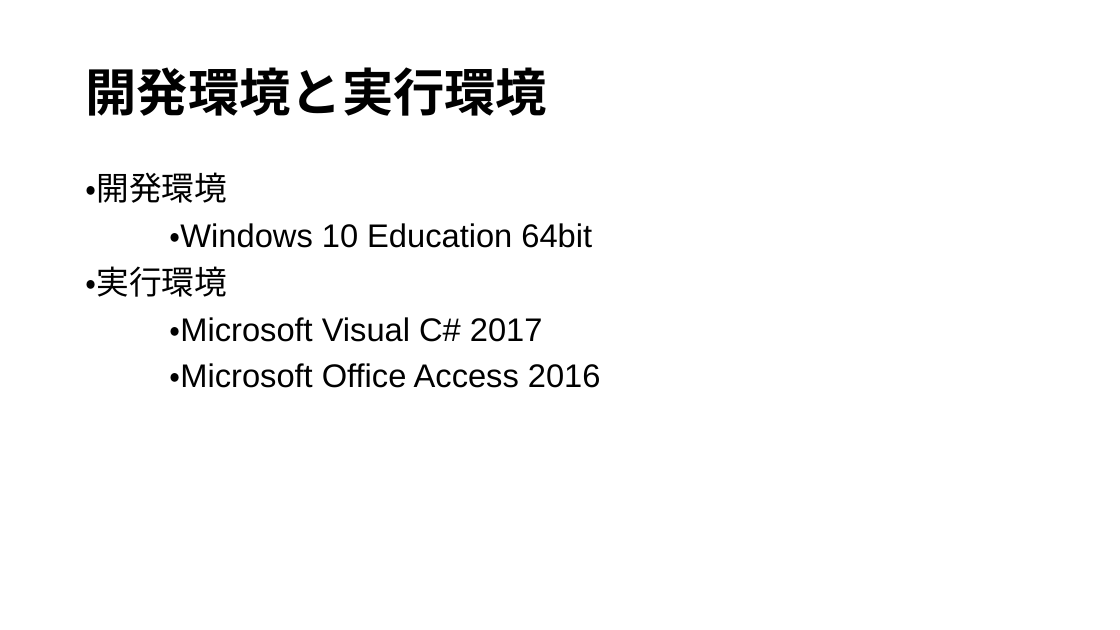
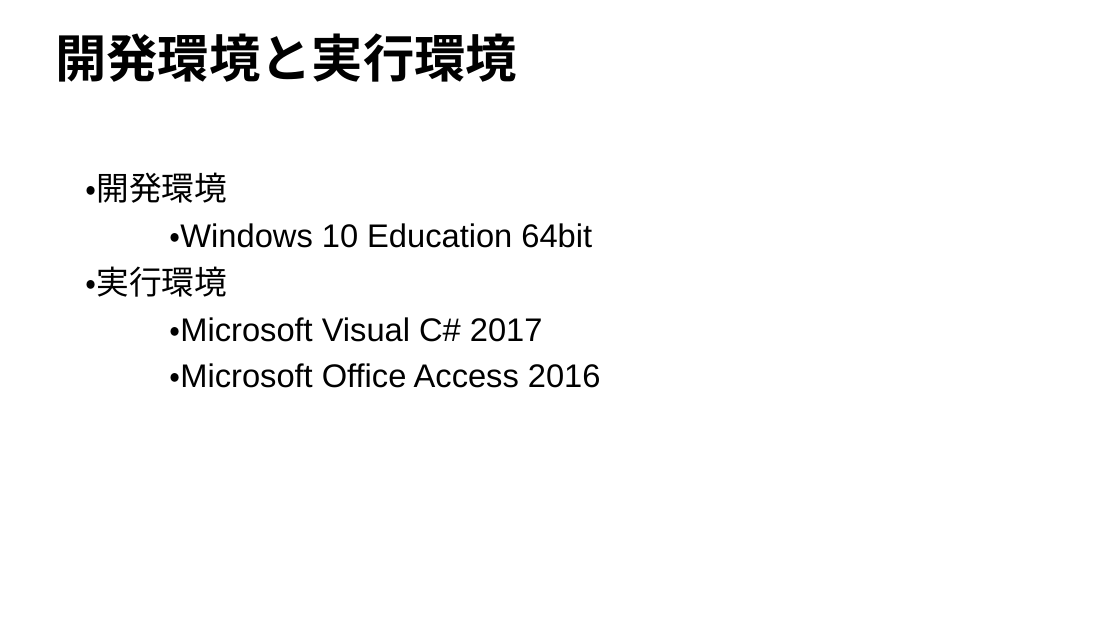
Before and after one commit to Yamanin3/system-devel, a slide deck: slide 6 of 企画発表プレゼンテーション.pptx. Drawn at 1120x630 pixels with LibreOffice and Linux fonts; fonts in the diff are those of the drawing; background and template pictures are left out. Boxes give left, top, right and bottom in pixels: in the first picture for what was removed or moved away, otherwise in the second. Text is boxed around its words. In the diff, an @@ line names an element or a change of style, - is before the commit and + after.

```diff
--- a/企画発表プレゼンテーション.pptx
+++ b/企画発表プレゼンテーション.pptx
@@ title "開発環境と実行環境": place and size @@
-title "開発環境と実行環境" at <box>85,67,547,116</box>
+title "開発環境と実行環境" at <box>55,33,517,82</box>
```
Also in this commit, not shown: 4 other slides changed.
